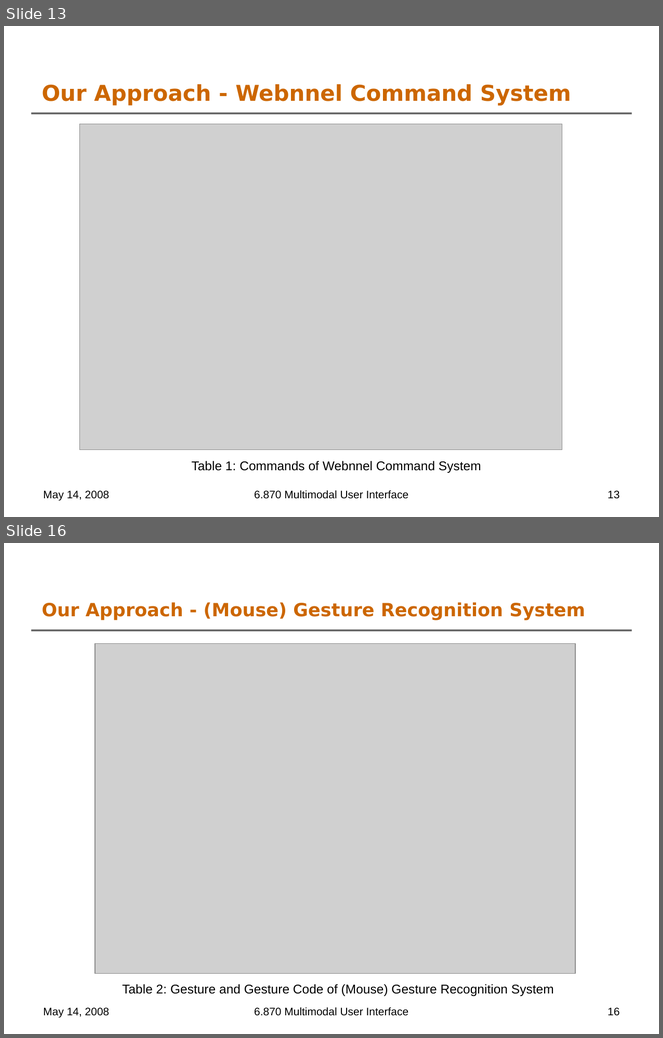
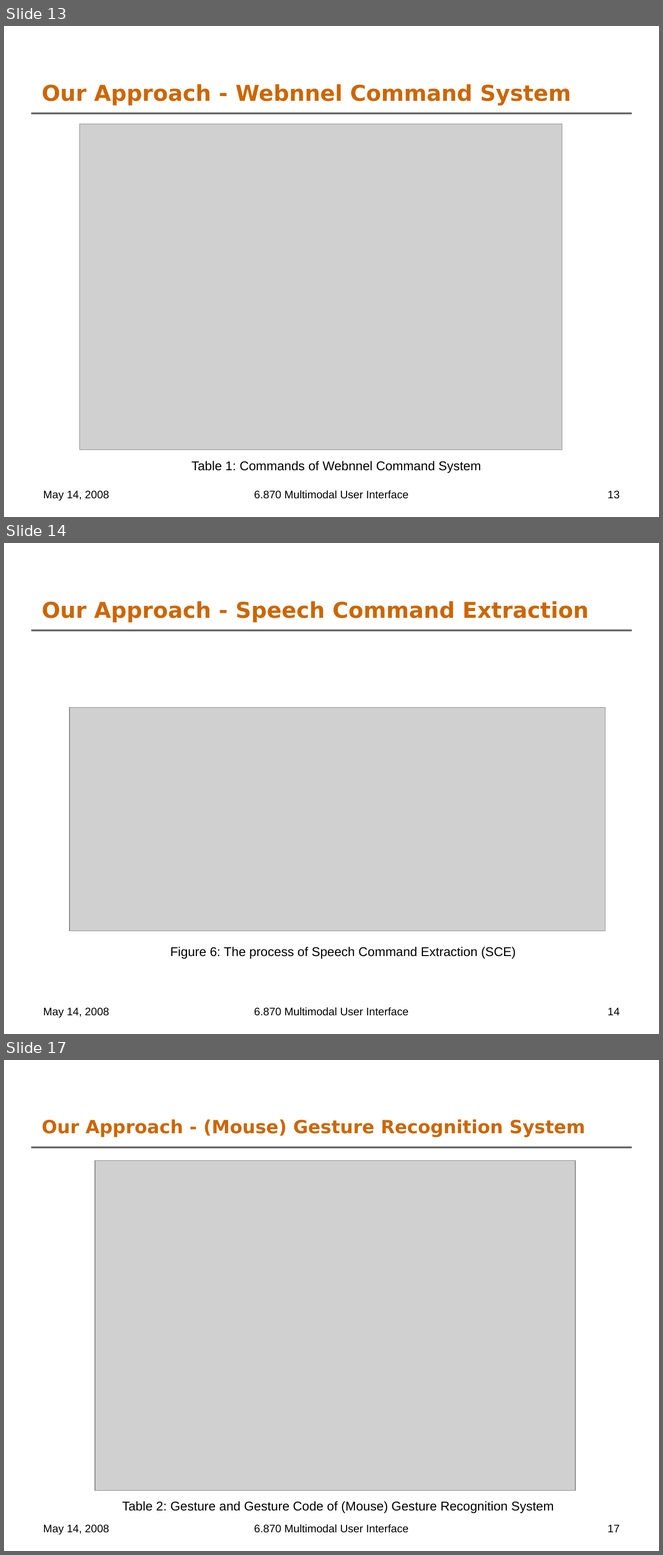
Before and after one commit to oshanis/webnnel, a slide deck: docs/6.870 Final Project Presentation.ppt. Shown one above the other, each under a label of ours: slides 13 and 16 before the commit, slides 13, 14 and 17 after it; the slides between them are not shown. The pictures are 663x1038 and 663x1555 pixels, drawn with LibreOffice and Linux fonts; fonts in the diff are those of the drawing; grey boxes stand for pictures; background and template pictures are left out. Boxes give left, top, right and bottom in pixels: in the first picture for what was removed or moved away, otherwise in the second. Text is boxed around its words. In the diff, an @@ line names an element or a change of style, - is before the commit and + after.

```diff
--- a/docs/6.870 Final Project Presentation.ppt
+++ b/docs/6.870 Final Project Presentation.ppt
@@ slide 14 added at (4,543,659,1034), background #FFFFFF; not listed: 1 template element that a slide beside it also shows @@
@@ title added at (42,601,589,623), 24 pt, text #CC6600, bold @@
+Our Approach - Speech Command Extraction
@@ picture added at (70,707,606,931) @@
@@ text added at (170,947,516,959), 14 pt, text #000000 @@
+Figure 6: The process of Speech Command Extraction (SCE)
@@ text added at (43,1008,110,1018), 12 pt, text #000000 @@
+May 14, 2008
@@ text added at (254,1007,409,1016), 12 pt, text #000000 @@
+6.870 Multimodal User Interface
@@ page number added at (608,1008,620,1016), 12 pt, text #000000 @@
+14
@@ what was slide 16 is now slide 17 @@
@@ page number at (608,1525,620,1533): text changed @@
-16
+17
```
Also in this commit, not shown: 9 slides changed, 3 other slides added.
